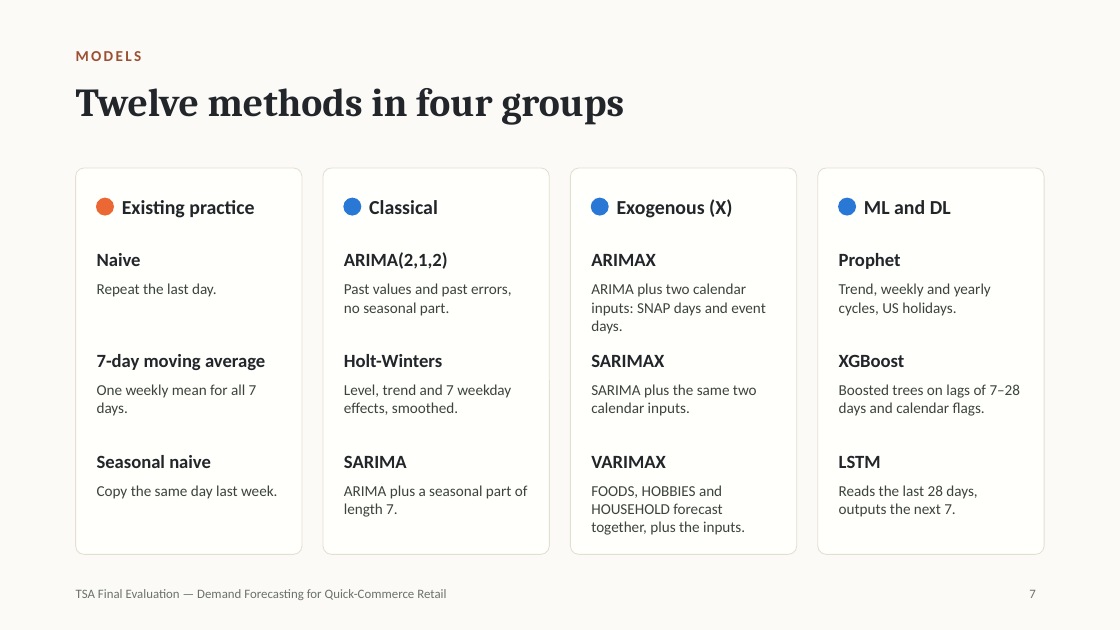
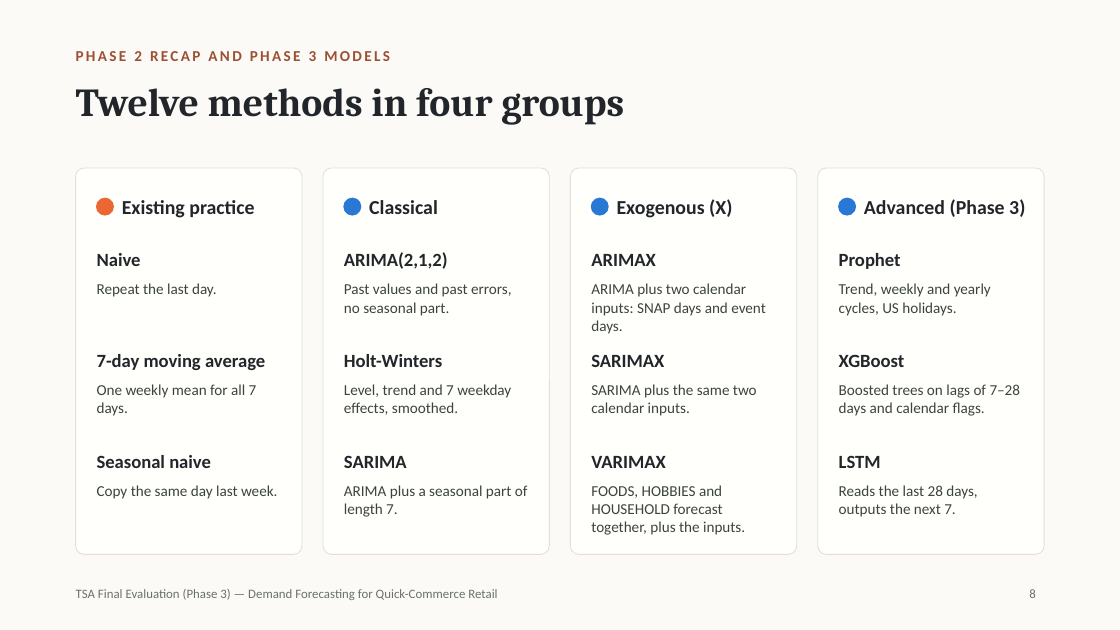
Before and after one commit to anshulmittall/quickcommerce-demand-forecast, a slide deck: slide 8 of slides/Demand Forecasting for Quick-Commerce Retail — TSA Final Presentation.pptx (slide 7 before the commit). Drawn at 1120x630 pixels with LibreOffice and Linux fonts; fonts in the diff are those of the drawing. Boxes give left, top, right and bottom in pixels: in the first picture for what was removed or moved away, otherwise in the second. Text is boxed around its words. In the diff, an @@ line names an element or a change of style, - is before the commit and + after.

Commit message:
Phase 3 final submission: tuning, MAPE and IEEE report
- Tune Prophet, XGBoost and LSTM on a validation year before the test year
- Report RMSE, MAE and MAPE for every method (MAPE skips the zero-sales day)
- Add one-column figures for the report (08_report_figures.py)
- Final report rewritten in IEEE two-column format, final slides updated

```diff
--- a/slides/Demand Forecasting for Quick-Commerce Retail — TSA Final Presentation.pptx
+++ b/slides/Demand Forecasting for Quick-Commerce Retail — TSA Final Presentation.pptx
@@ text at (x1=76, y1=51, x2=390, y2=61): text changed @@
-MODELS
+PHASE 2 RECAP AND PHASE 3 MODELS
@@ text at (x1=864, y1=199, x2=1025, y2=217): text changed @@
-ML and DL
+Advanced (Phase 3)
@@ text at (x1=76, y1=589, x2=497, y2=600): text changed @@
-TSA Final Evaluation — Demand Forecasting for Quick-Commerce Retail
+TSA Final Evaluation (Phase 3) — Demand Forecasting for Quick-Commerce Retail
@@ page number at (x1=1029, y1=589, x2=1035, y2=598): text changed @@
-7
+8
```
Also in this commit, not shown: 14 other slides changed, 2 slides added, 1 slide removed, 16 other files.
